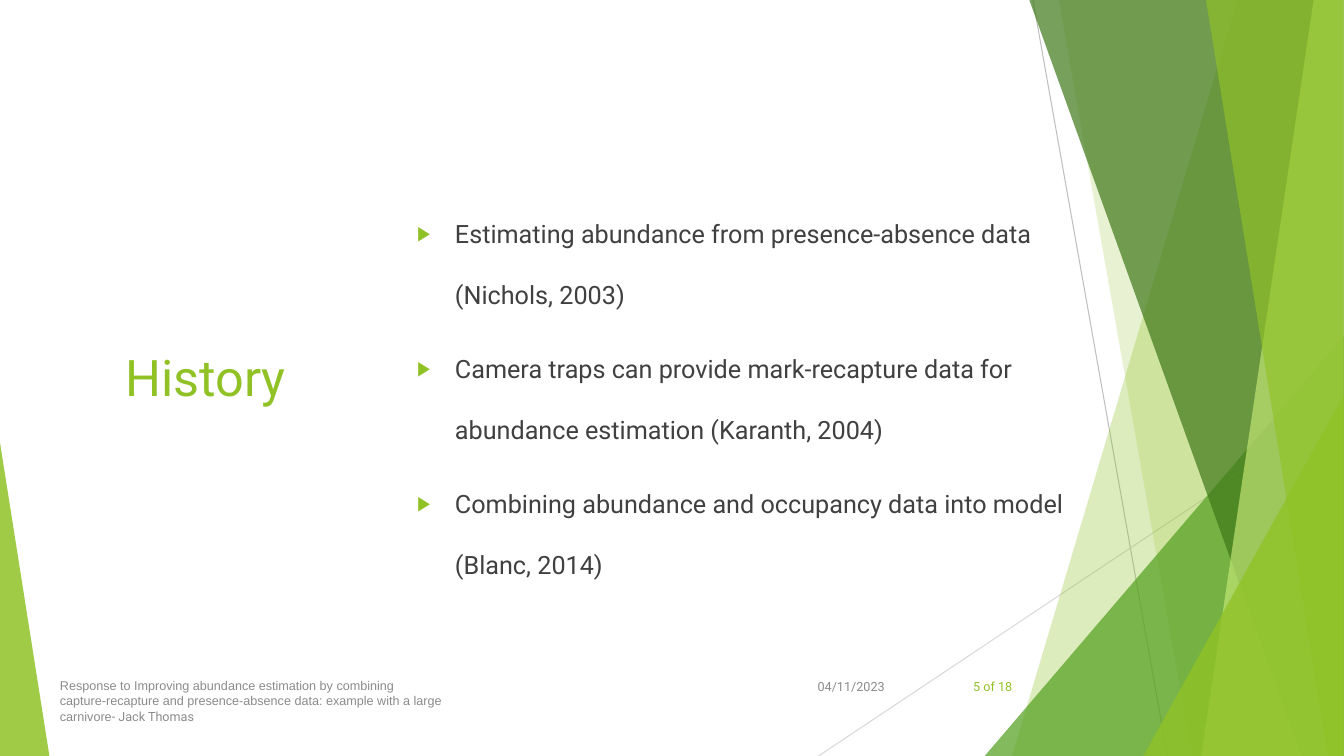
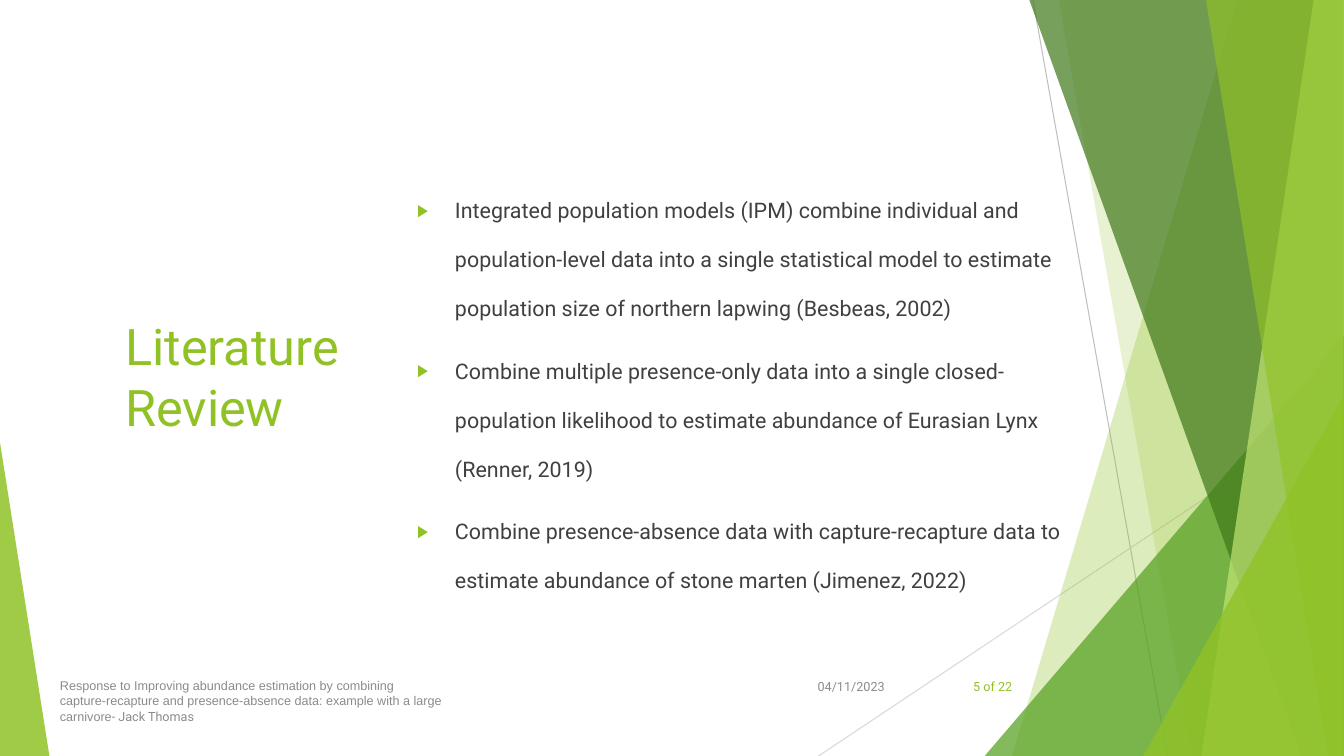
Before and after one commit to jackthomas818/masters-project, a slide deck: slide 5 of resources/OralPresentation/OralPresentationJack.pptx. Drawn at 1344x756 pixels with LibreOffice and Linux fonts; fonts in the diff are those of the drawing. Boxes give left, top, right and bottom in pixels: in the first picture for what was removed or moved away, otherwise in the second. Text is boxed around its words. In the diff, an @@ line names an element or a change of style, - is before the commit and + after.

Commit message:
Update presentation

```diff
--- a/resources/OralPresentation/OralPresentationJack.pptx
+++ b/resources/OralPresentation/OralPresentationJack.pptx
@@ text at (x1=455, y1=201, x2=1060, y2=593): text changed; size 18 to 15.3 pt @@
-▶ Estimating abundance from presence-absence data (Nichols, 2003)
-▶ Camera traps can provide mark-recapture data for abundance estimation (Karanth, 2004)
-▶ Combining abundance and occupancy data into model (Blanc, 2014)
+▶ Integrated population models (IPM) combine individual and population-level data into a single statistical model to estimate population size of northern lapwing (Besbeas, 2002)
+▶ Combine multiple presence-only data into a single closed-population likelihood to estimate abundance of Eurasian Lynx (Renner, 2019)
+▶ Combine presence-absence data with capture-recapture data to estimate abundance of stone marten (Jimenez, 2022)
@@ title at (x1=125, y1=328, x2=339, y2=427): text changed @@
-History
+Literature Review
@@ page number at (x1=973, y1=681, x2=1012, y2=691): text changed @@
-5 of 18
+5 of 22
```
Also in this commit, not shown: 9 other slides changed, 4 slides removed, 1 other file.
